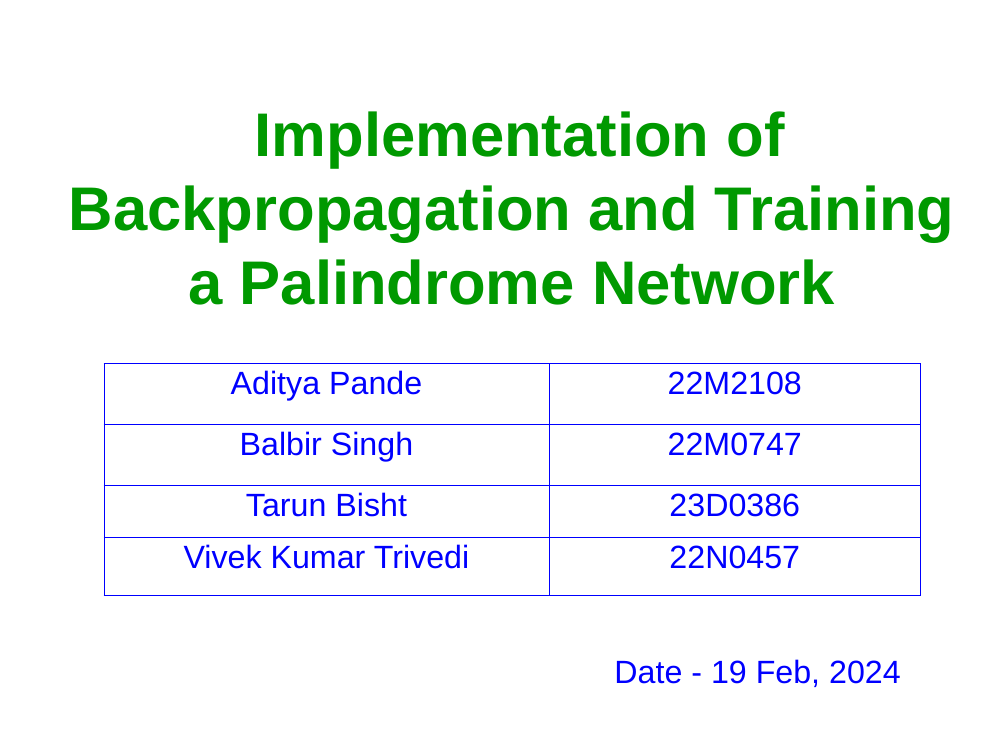
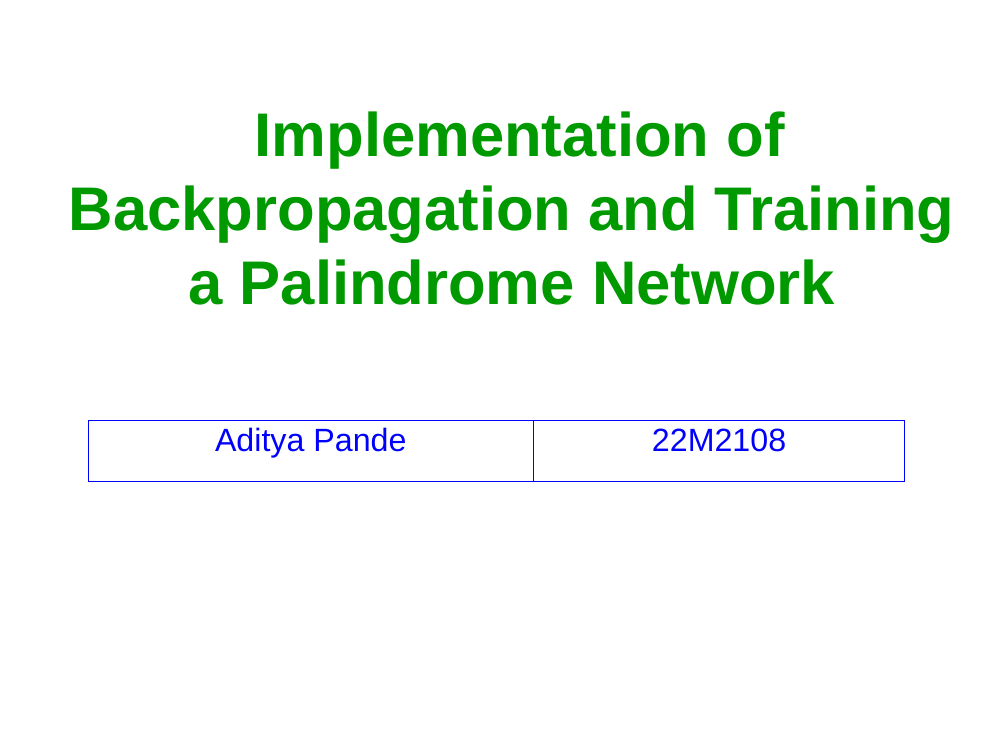
Before and after one commit to adityapande1/Neural-Net-Scratch, a slide deck: slide 1 of Report.odp. Drawn at 1008x756 pixels with LibreOffice and Linux fonts; fonts in the diff are those of the drawing. Boxes give left, top, right and bottom in pixels: in the first picture for what was removed or moved away, otherwise in the second. Text is boxed around its words. In the diff, an @@ line names an element or a change of style, - is before the commit and + after.

```diff
--- a/Report.odp
+++ b/Report.odp
@@ table at [89,421,906,482] @@
-row 2: Balbir Singh | 22M0747
-row 3: Tarun Bisht | 23D0386
-row 4: Vivek Kumar Trivedi | 22N0457
@@ table: place and size @@
-table at [104,364,921,596]
+table at [89,421,906,482]
@@ table at [113,653,911,710] @@
-row 1, column 1: Date - 19 Feb, 2024
+row 1, column 1: 
```
Also in this commit, not shown: 2 other files.
